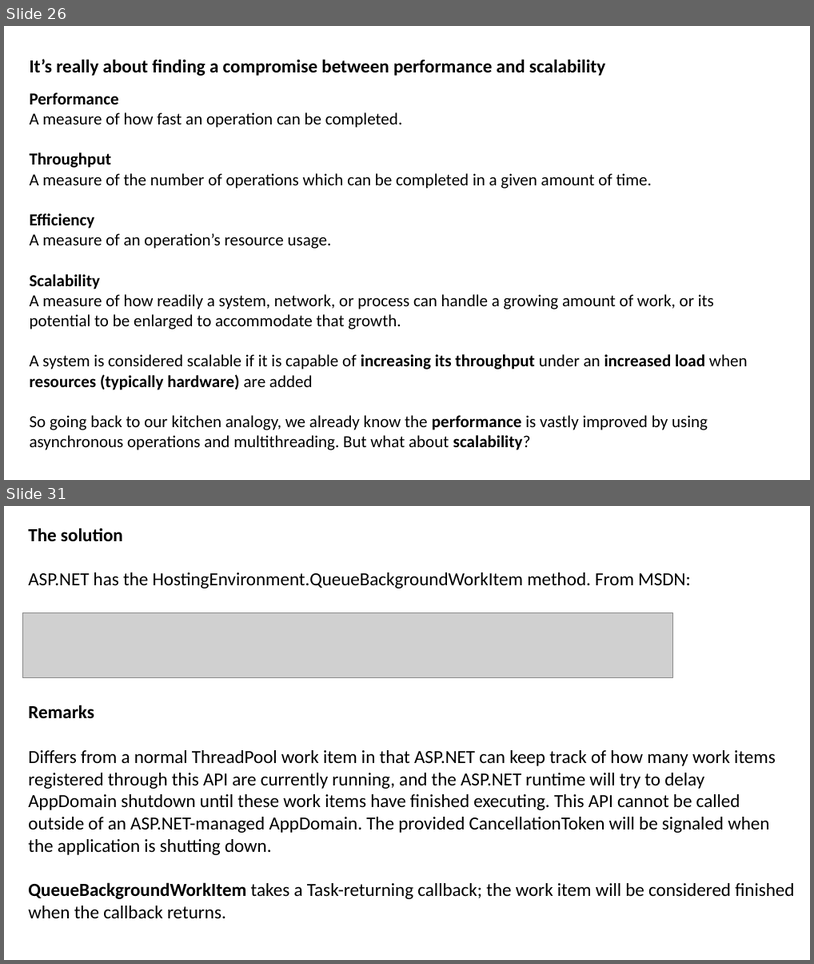
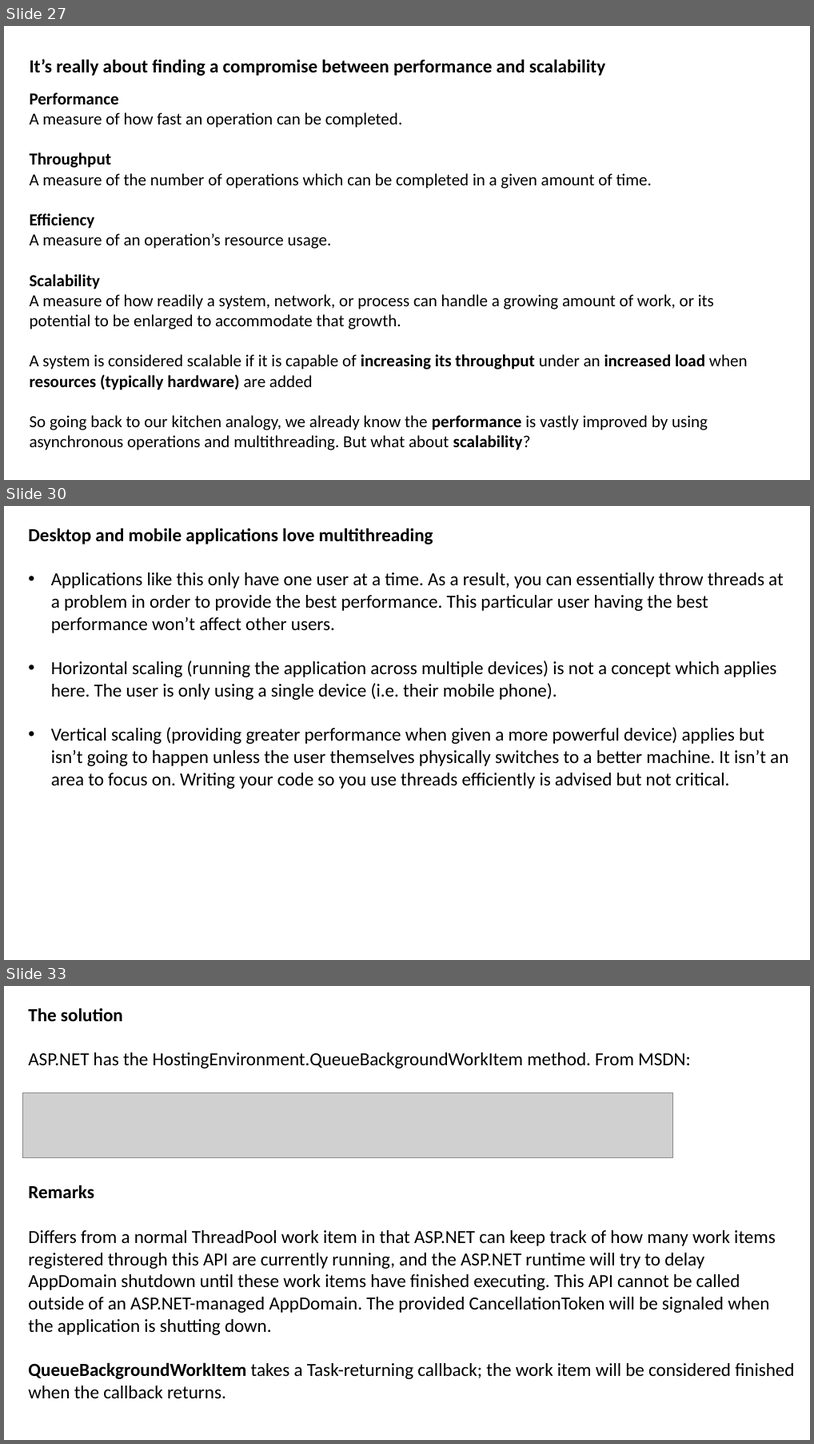
Before and after one commit to JoshKain/AsyncAwaitQuiz, a slide deck: Async and await presentation.pptx. Shown one above the other, each under a label of ours: slides 26 and 31 before the commit, slides 27, 30 and 33 after it; the slides between them are not shown. The pictures are 814x964 and 814x1444 pixels, drawn with LibreOffice and Linux fonts; fonts in the diff are those of the drawing; grey boxes stand for pictures. Boxes give left, top, right and bottom in pixels: in the first picture for what was removed or moved away, otherwise in the second. Text is boxed around its words. In the diff, an @@ line names an element or a change of style, - is before the commit and + after.

```diff
--- a/Async and await presentation.pptx
+++ b/Async and await presentation.pptx
@@ slide 30 added at (4, 506, 810, 960), background #FFFFFF @@
@@ text added at (28, 528, 789, 788), 22 pt, text #000000 @@
+Desktop and mobile applications love multithreading
+• Applications like this only have one user at a time. As a result, you can essentially throw threads at a problem in order to provide the best performance. This particular user having the best performance won’t affect other users.
+• Horizontal scaling (running the application across multiple devices) is not a concept which applies here. The user is only using a single device (i.e. their mobile phone).
+• Vertical scaling (providing greater performance when given a more powerful device) applies but isn’t going to happen unless the user themselves physically switches to a better machine. It isn’t an area to focus on. Writing your code so you use threads efficiently is advised but not critical.
@@ what was slide 26 is now slide 27 @@
@@ what was slide 31 is now slide 33 @@
```
Also in this commit, not shown: 5 slides changed, 6 other slides added, 2 other files.
